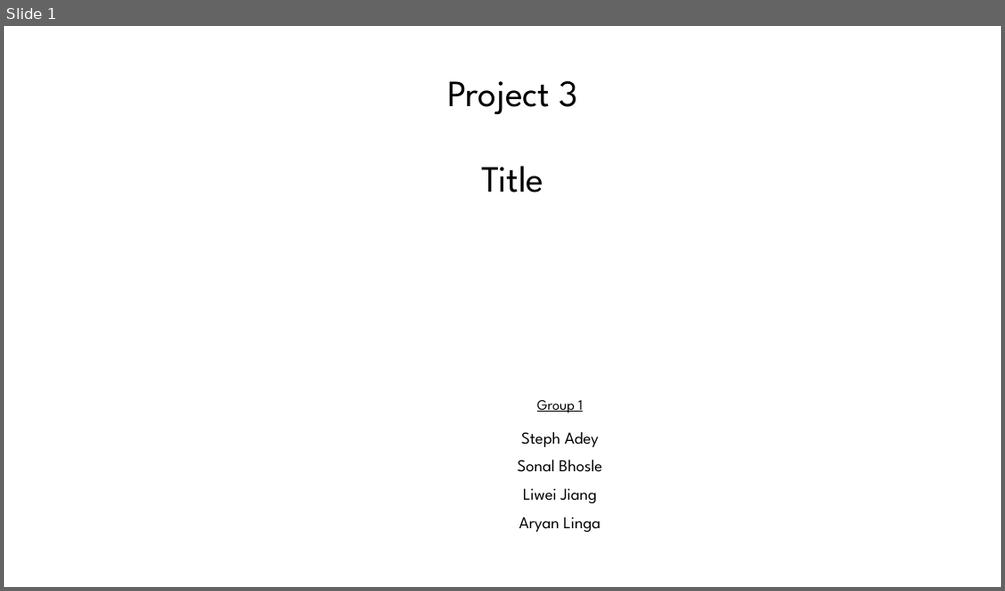
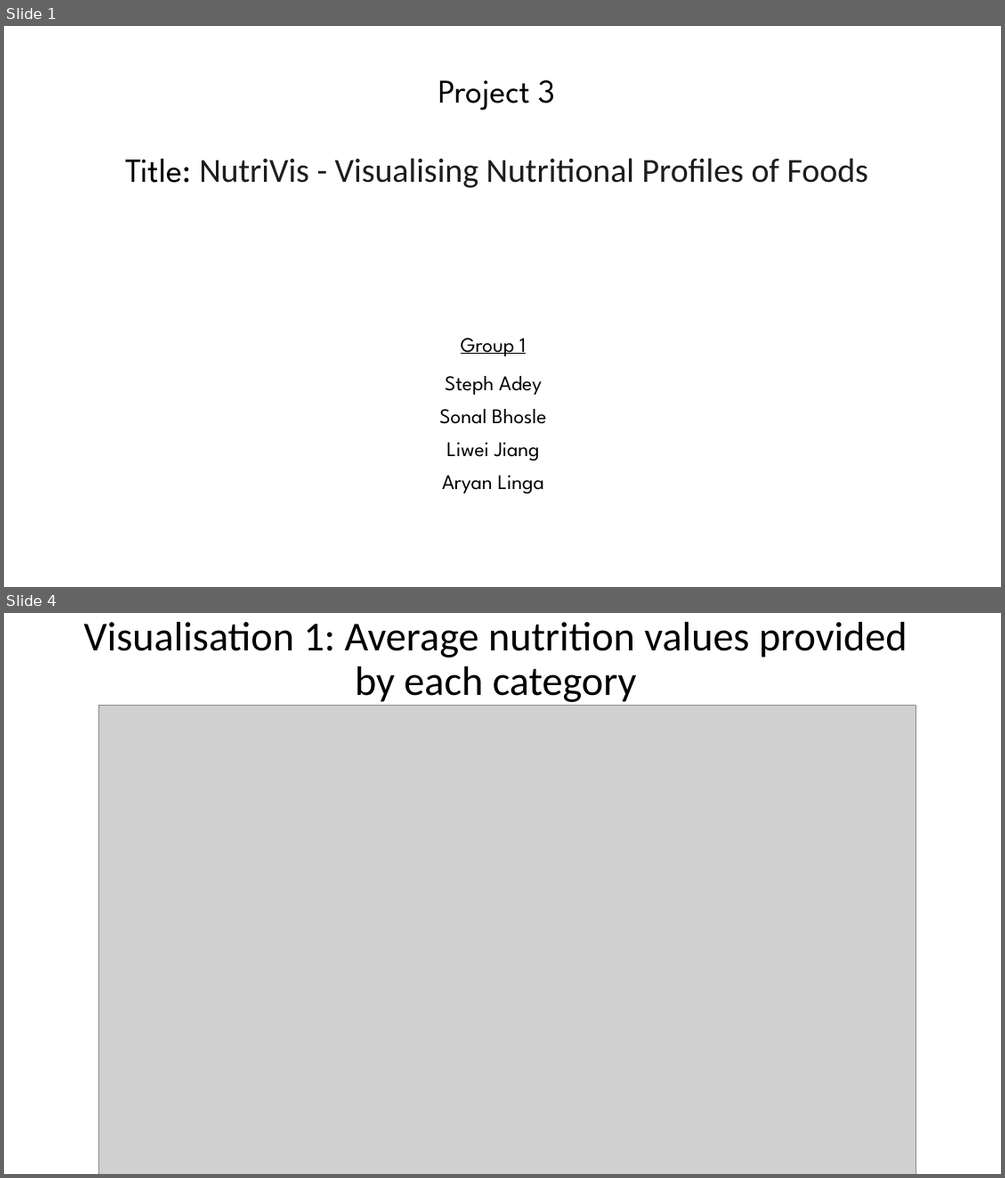
Before and after one commit to SonalBhosle23/Project-3-Group-1, a slide deck: Presentation_Project3_Group1.pptx. Shown one above the other, each under a label of ours: slide 1 before the commit, slides 1 and 4 after it; the slides between them are not shown. The pictures are 1005x591 and 1005x1178 pixels, drawn with LibreOffice and Linux fonts; fonts in the diff are those of the drawing; grey boxes stand for pictures. Boxes give left, top, right and bottom in pixels: in the first picture for what was removed or moved away, otherwise in the second. Text is boxed around its words. In the diff, an @@ line names an element or a change of style, - is before the commit and + after.

```diff
--- a/Presentation_Project3_Group1.pptx
+++ b/Presentation_Project3_Group1.pptx
@@ slide 4 added at <box>4,613,1001,1174</box>, background #FFFFFF @@
@@ title added at <box>84,622,907,702</box>, 39.6 pt, text #000000 @@
+Visualisation 1: Average nutrition values provided by each category
@@ picture added at <box>99,705,916,1174</box> @@
@@ slide 1 changed as well @@
@@ subtitle "Project 3": place and size @@
-subtitle "Project 3" at <box>447,81,578,192</box>
+subtitle "Project 3" at <box>125,80,868,188</box>
@@ subtitle at <box>438,80,555,110</box>: size 35.6 to 31.9 pt in "Project 3" @@
@@ subtitle at <box>125,158,868,188</box>: text changed; size 35.6 to 32.5 pt; font League Spartan to Calibri; text colour #000000 to #1D1C1D @@
-Title
+Title: NutriVis - Visualising Nutritional Profiles of Foods
@@ text "Group 1": place and size @@
-text "Group 1" at <box>518,400,602,532</box>
+text "Group 1" at <box>439,338,546,493</box>
@@ text "Group 1" at <box>439,338,546,493</box>: size 14 to 20 pt in "Group 1"; size 16 to 20 pt in "Steph Adey", "Sonal Bhosle", "Liwei Jiang", "Aryan Linga" @@
```
Also in this commit, not shown: 5 other slides added, 1 slide removed, 10 other files.
